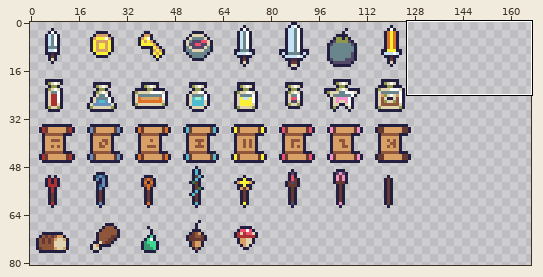
A pixel-art file gets an edit: android/assets/ase/item.ase. The picture above shows the old version from afar; the outline marks the close-up.
Close-up. Before the edit:
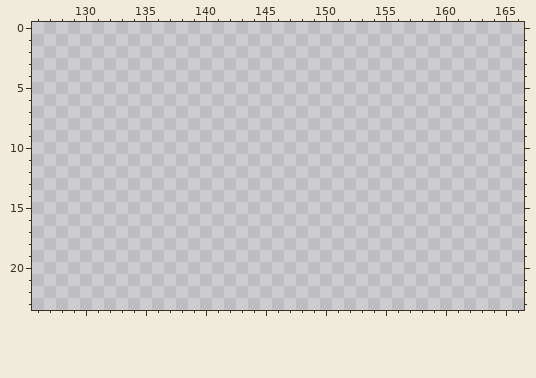
512x512 pixels, 1 frame. Shown: x 126..166, y 0..23. The wide view leaves out empty margins.
The result:
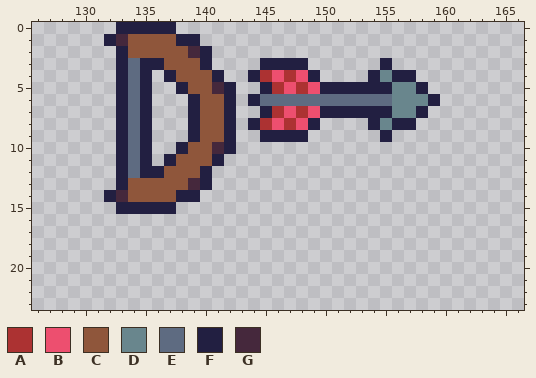
Palette (. is transparent): A #ac3232  B #ed4f6f  C #8f563b  D #69868d  E #5e6b81  F #221f41  G #45283c
Change:
{"change": "layer \"weapon/bow\" added"}
{"change": "layer \"weapon/arrow\" added"}
{"where": "layers \"weapon/arrow\", \"weapon/bow\""}
{"y":0,"x":133,"old":".....","new":"FFFFF"}
{"y":1,"x":132,"old":"........","new":"FGCCCCFF"}
{"y":2,"x":133,"old":"........","new":"FCCCCCGF"}
{"y":3,"x":133,"old":"........","new":"FEFFCCCF"}
{"y":3,"x":145,"old":"....","new":"FFFF"}
{"y":3,"x":155,"old":".","new":"F"}
{"y":4,"x":133,"old":"...","new":"FEF"}
{"y":4,"x":137,"old":".....","new":"FCCCF"}
{"y":4,"x":144,"old":"......","new":"FABABF"}
{"y":4,"x":154,"old":"....","new":"FDFF"}
{"y":5,"x":133,"old":"...","new":"FEF"}
{"y":5,"x":138,"old":".....","new":"FCCGF"}
{"y":5,"x":145,"old":"..............","new":"FABABFFFFFFDDF"}
{"y":6,"x":133,"old":"...","new":"FEF"}
{"y":6,"x":139,"old":"....","new":"FCCF"}
{"y":6,"x":144,"old":"................","new":"FEEEEEEEEEEEDDDF"}
{"y":7,"x":133,"old":"...","new":"FEF"}
{"y":7,"x":139,"old":"....","new":"FCCF"}
{"y":7,"x":145,"old":"..............","new":"FABABFFFFFFDDF"}
{"y":8,"x":133,"old":"...","new":"FEF"}
{"y":8,"x":139,"old":"....","new":"FCCF"}
{"y":8,"x":144,"old":"......","new":"FABABF"}
{"y":8,"x":154,"old":"....","new":"FDFF"}
{"y":9,"x":133,"old":"...","new":"FEF"}
{"y":9,"x":139,"old":"....","new":"FCCF"}
{"y":9,"x":145,"old":"....","new":"FFFF"}
{"y":9,"x":155,"old":".","new":"F"}
{"y":10,"x":133,"old":"...","new":"FEF"}
{"y":10,"x":138,"old":".....","new":"FCCGF"}
{"y":11,"x":133,"old":"...","new":"FEF"}
{"y":11,"x":137,"old":".....","new":"FCCCF"}
{"y":12,"x":133,"old":"........","new":"FEFFCCCF"}
{"y":13,"x":133,"old":"........","new":"FCCCCCGF"}
{"y":14,"x":132,"old":"........","new":"FGCCCCFF"}
{"y":15,"x":133,"old":".....","new":"FFFFF"}
